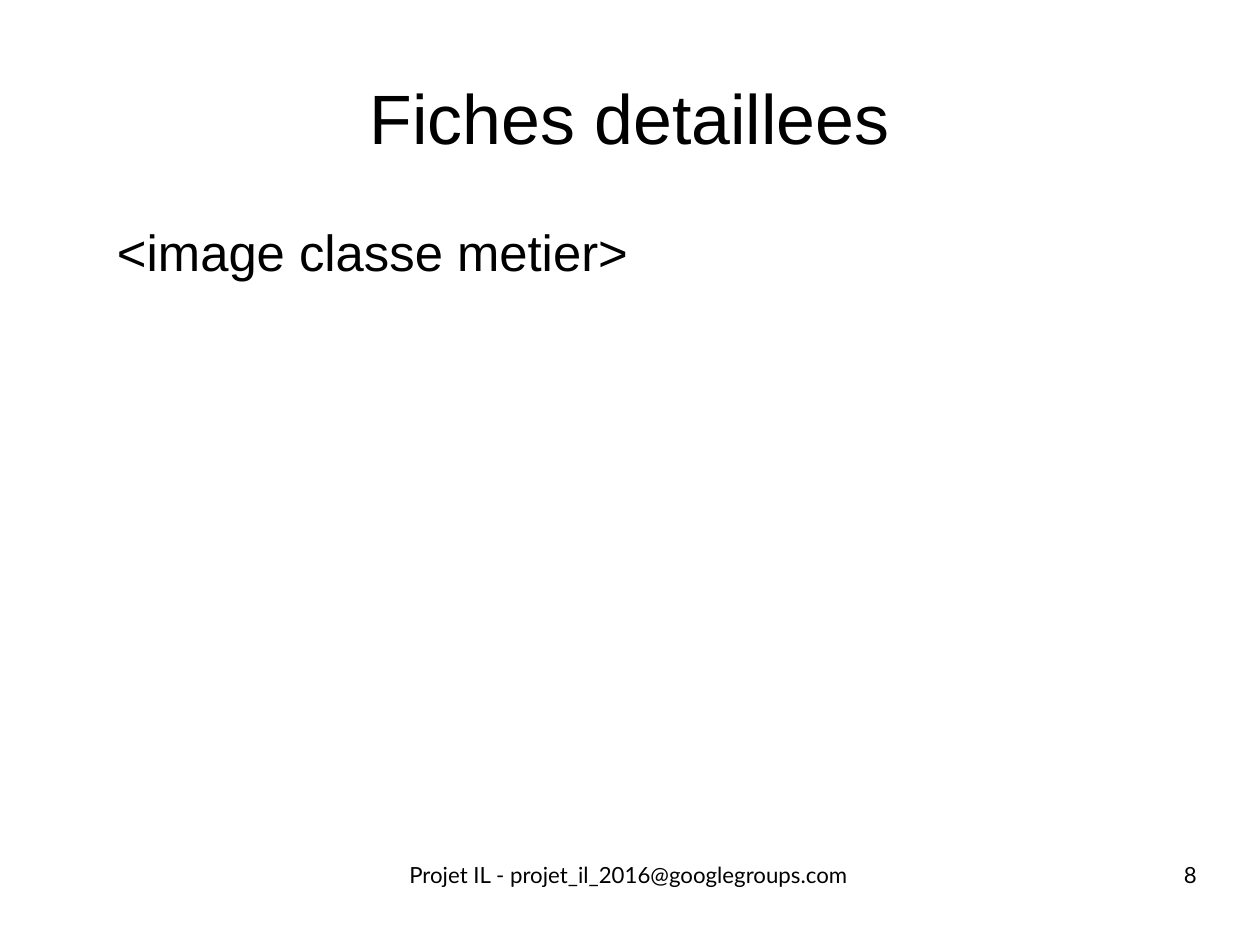
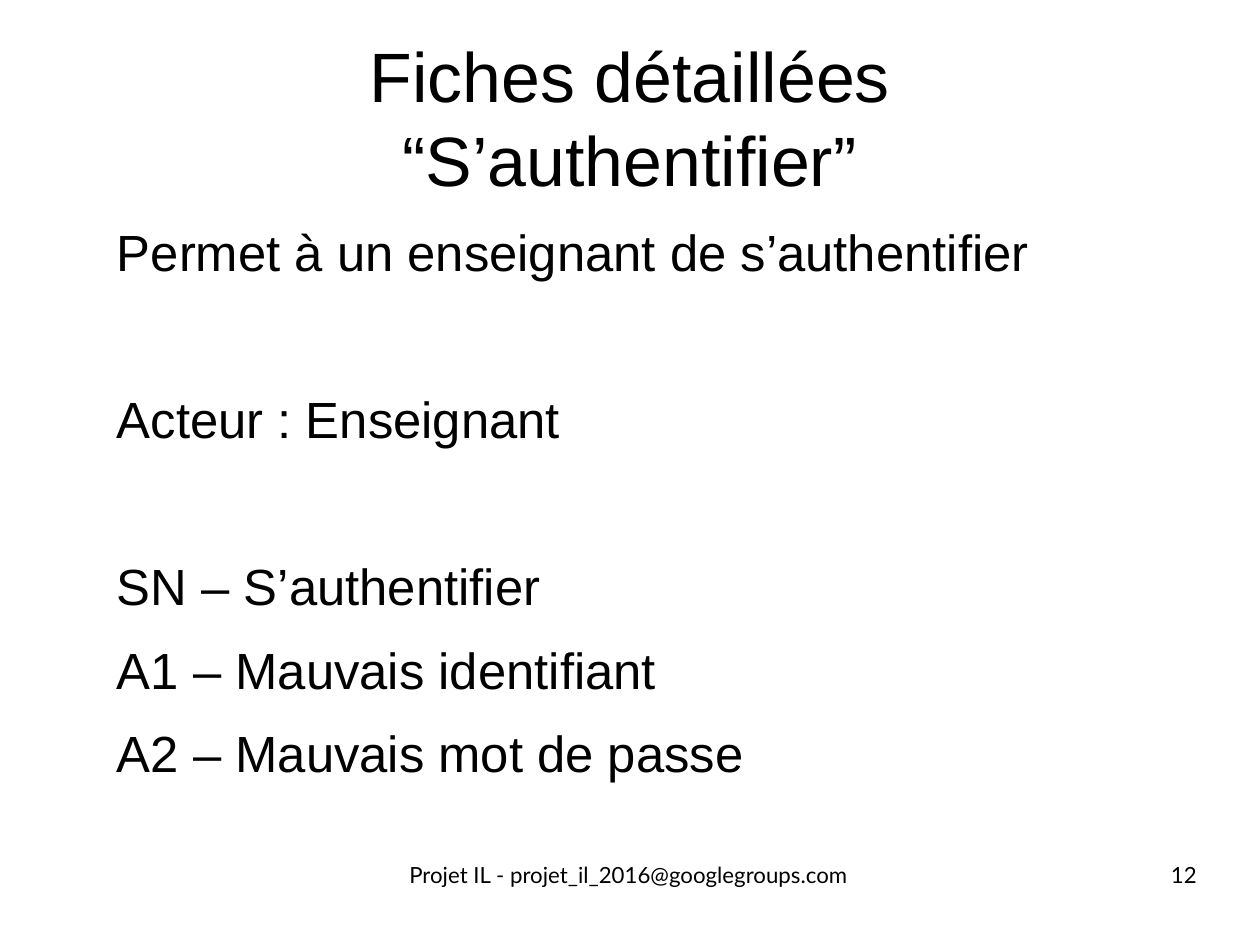
Before and after one commit to ScreachFr/ecours_DMCSBG, a slide deck: slide 12 of vrac/all/pres1_17102016.odp (slide 8 before the commit). Drawn at 1260x945 pixels with LibreOffice and Linux fonts; fonts in the diff are those of the drawing. Boxes give left, top, right and bottom in pixels: in the first picture for what was removed or moved away, otherwise in the second. Text is boxed around its words. In the diff, an @@ line names an element or a change of style, - is before the commit and + after.

```diff
--- a/vrac/all/pres1_17102016.odp
+++ b/vrac/all/pres1_17102016.odp
@@ title at [370, 50, 890, 187]: text changed @@
-Fiches detaillees
+Fiches détaillées
+“S’authentifier”
@@ text at [117, 233, 1029, 783]: text changed @@
-<image classe metier>
+Permet à un enseignant de s’authentifier
+Acteur : Enseignant
+SN – S’authentifier
+A1 – Mauvais identifiant
+A2 – Mauvais mot de passe
@@ page number at [1171, 867, 1197, 883]: text changed @@
-8
+12
```
Also in this commit, not shown: 7 other slides changed, 4 slides added, 2 other files.
